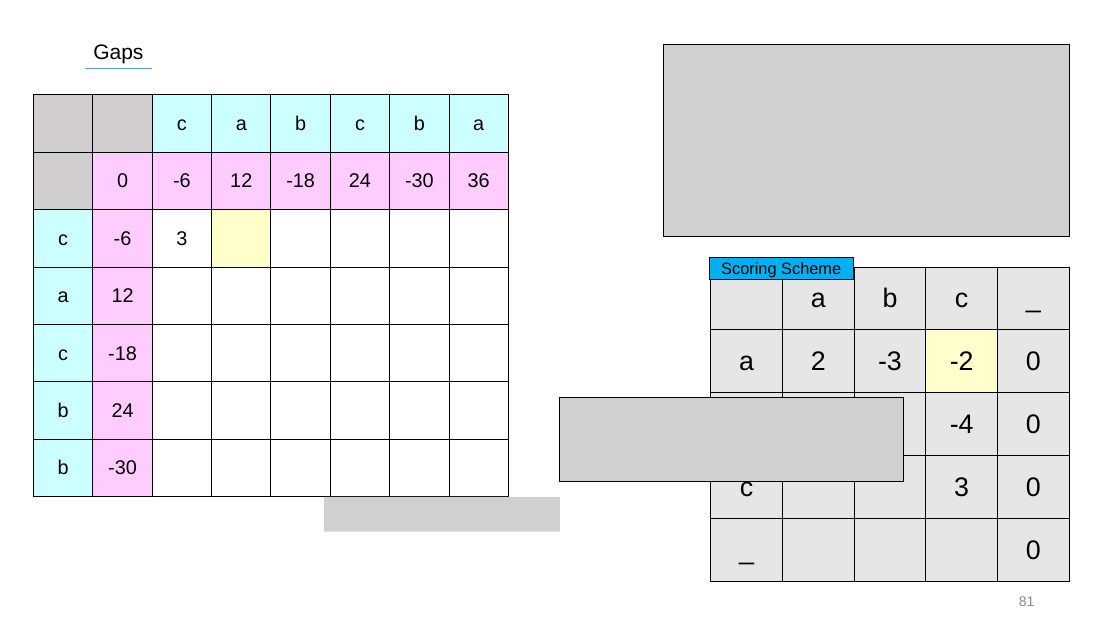
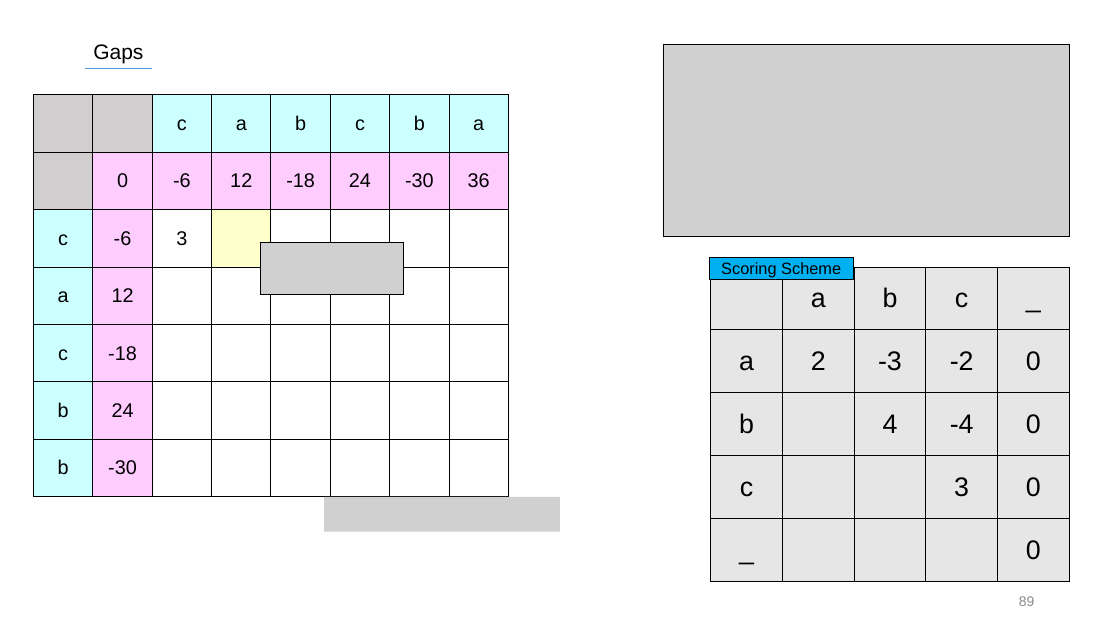
Before and after one commit to SiLviASizZ/HYU_2022, a slide deck: slide 89 of Intern/발표자료/0721/ASTS_0721.pptx (slide 81 before the commit). Drawn at 1120x630 pixels with LibreOffice and Linux fonts; fonts in the diff are those of the drawing; grey boxes stand for pictures. Boxes give left, top, right and bottom in pixels: in the first picture for what was removed or moved away, otherwise in the second. Text is boxed around its words. In the diff, an @@ line names an element or a change of style, - is before the commit and + after.

```diff
--- a/Intern/발표자료/0721/ASTS_0721.pptx
+++ b/Intern/발표자료/0721/ASTS_0721.pptx
@@ picture added at bbox=[260, 243, 403, 294] @@
@@ table at bbox=[711, 267, 1068, 581] @@
@@ fill #FFFFCC to #E7E6E6 in row 2, column 4 @@
@@ picture removed at bbox=[560, 397, 904, 482] @@
@@ page number at bbox=[1019, 596, 1035, 606]: text changed @@
-81
+89
```
Also in this commit, not shown: 33 other slides changed, 29 slides added.
